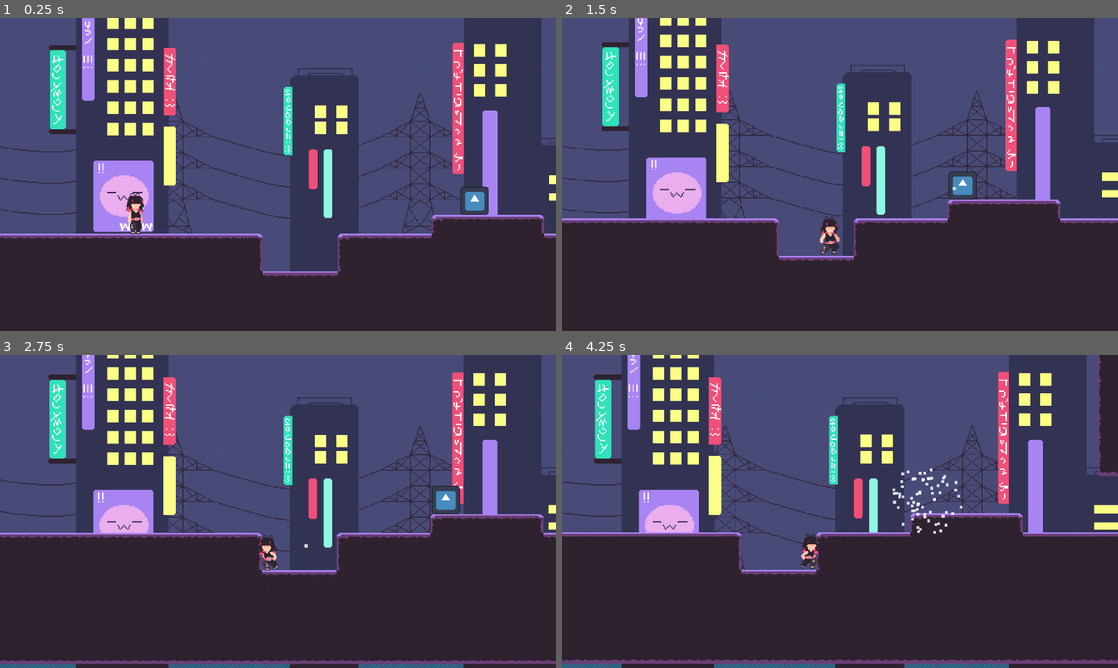
Above: before the commit, frames 1-4 (two rows, left to right).
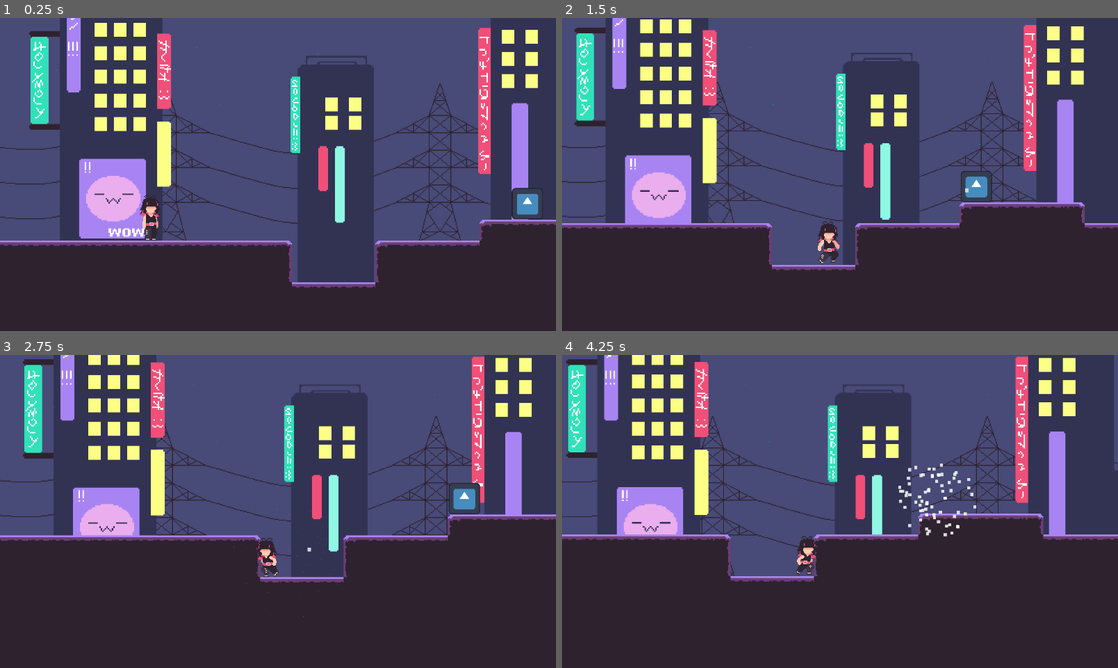
Above: after the commit, the same moments.

Repository: Starlivht/YippeeGodot
Game: Godot game, scene res://Scenes/game_test_room.tscn
The game is run twice, just before and just after one commit, with the same random seed, the same clock (stepped at 60 frames per second) and the same inputs. The engine's default icon, where the game draws it, is replaced by a stand-in: a white triangle on a blue panel in a dark square.
Inputs:
- Up to frame 1 (0.25 s): no input
- Up to frame 2 (1.5 s): hold D (move_right) from 0.53 s (still down); tap J (attack) at 0.6 s; tap Space (jump) at 0.77 s; tap K (slide) at 1.35 s
- Up to frame 3 (2.75 s): tap Space (jump) at 1.52 s; release D (move_right) at 2.03 s; hold A (move_left) from 2.03 s (still down); tap J (attack) at 2.1 s
- Up to frame 4 (4.25 s): release A (move_left) at 2.78 s; hold D (move_right) from 2.78 s (still down); tap K (slide) at 2.85 s; tap Space (jump) at 3.02, 3.77 s; tap J (attack) at 3.6 s

The runs differ from the first frame. In frame 1, 30% of the frame differs, in the area x 0-100%, y 0-87%; in frame 2, 26%; in frame 3, 25%; in frame 4, 26%.

Commit message:
Fixed a bug with enemy not going back to patrol state if the player exited and entered the aim area too quickly

Diff:
--- a/Scenes/enemy.tscn
+++ b/Scenes/enemy.tscn
@@ -16,21 +16,6 @@
 [sub_resource type="RectangleShape2D" id="RectangleShape2D_c2wx6"]
 size = Vector2(128, 128)
 
-[sub_resource type="Animation" id="Animation_jinrd"]
-length = 0.001
-tracks/0/type = "value"
-tracks/0/imported = false
-tracks/0/enabled = true
-tracks/0/path = NodePath("Sprite2D:material:shader_parameter/active")
-tracks/0/interp = 1
-tracks/0/loop_wrap = true
-tracks/0/keys = {
-"times": PackedFloat32Array(0),
-"transitions": PackedFloat32Array(1),
-"update": 1,
-"values": [false]
-}
-
 [sub_resource type="Animation" id="Animation_qr3ed"]
 resource_name = "hitflash"
 length = 0.1
@@ -45,6 +30,21 @@
 "transitions": PackedFloat32Array(1, 1),
 "update": 1,
 "values": [true, false]
+}
+
+[sub_resource type="Animation" id="Animation_jinrd"]
+length = 0.001
+tracks/0/type = "value"
+tracks/0/imported = false
+tracks/0/enabled = true
+tracks/0/path = NodePath("Sprite2D:material:shader_parameter/active")
+tracks/0/interp = 1
+tracks/0/loop_wrap = true
+tracks/0/keys = {
+"times": PackedFloat32Array(0),
+"transitions": PackedFloat32Array(1),
+"update": 1,
+"values": [false]
 }
 
 [sub_resource type="AnimationLibrary" id="AnimationLibrary_84gj5"]
--- a/Scenes/game_test_room.tscn
+++ b/Scenes/game_test_room.tscn
@@ -177,7 +177,7 @@
 texture = ExtResource("4_e6bjo")
 
 [node name="Camera" parent="." node_paths=PackedStringArray("target") instance=ExtResource("4_1lbvk")]
-zoom = Vector2(1.8, 1.8)
+zoom = Vector2(2, 2)
 limit_left = 0
 position_smoothing_enabled = true
 position_smoothing_speed = 9.0
--- a/Scripts/enemy.gd
+++ b/Scripts/enemy.gd
@@ -49,6 +49,7 @@
 	bullet.sender = self
 	add_child(bullet)
 	if queue_patrol:
+		print("patrol ok")
 		queue_patrol = false
 		state = Patrol
 		target = null
@@ -59,6 +60,7 @@
 	print("in")
 	target = body
 	state = Aiming
+	queue_patrol = false;
 	shoot_timer.start()
 
 
